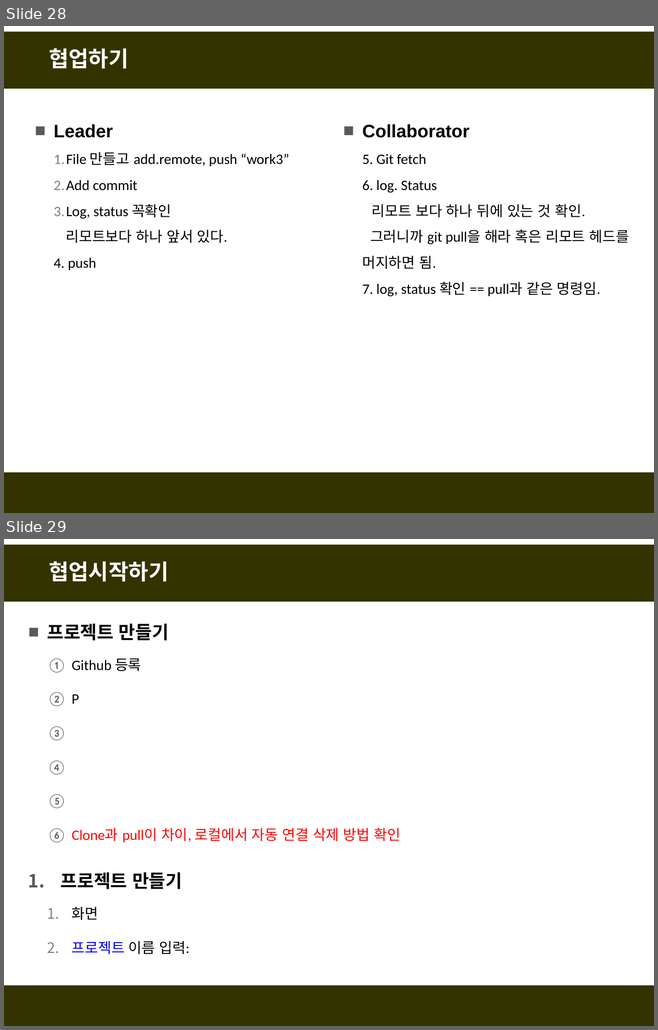
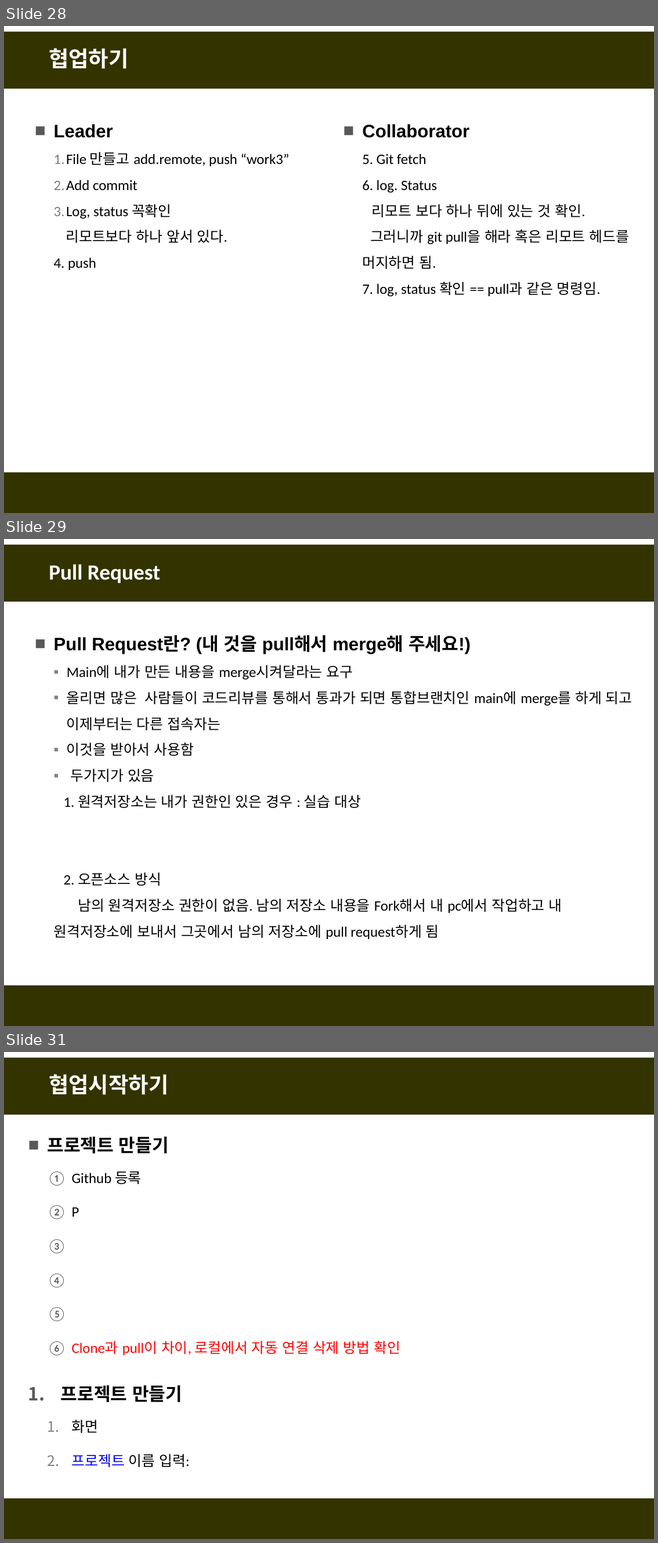
Before and after one commit to fasthill/github-lecture, a slide deck: git및github첫걸음.pptx. Shown one above the other, each under a label of ours: slides 28 and 29 before the commit, slides 28, 29 and 31 after it; the slides between them are not shown. The pictures are 658x1030 and 658x1543 pixels, drawn with LibreOffice and Linux fonts; fonts in the diff are those of the drawing. Boxes give left, top, right and bottom in pixels: in the first picture for what was removed or moved away, otherwise in the second. Text is boxed around its words. In the diff, an @@ line names an element or a change of style, - is before the commit and + after.

```diff
--- a/git및github첫걸음.pptx
+++ b/git및github첫걸음.pptx
@@ slide 29 added at (x1=4, y1=539, x2=654, y2=1026), background #FFFFFF; not listed: 2 template elements that a slide beside it also shows @@
@@ title added at (x1=49, y1=564, x2=160, y2=583), 24 pt, text #FFFFFF, bold @@
+Pull Request
@@ text added at (x1=54, y1=635, x2=632, y2=939), 16 pt, text #000000 @@
+■ Pull Request란? (내 것을 pull해서 merge해 주세요!)
+  ▪ Main에 내가 만든 내용을 merge시켜달라는 요구
+  ▪ 올리면 많은 사람들이 코드리뷰를 통해서 통과가 되면 통합브랜치인 main에 merge를 하게 되고 이제부터는 다른 접속자는
+  ▪ 이것을 받아서 사용함
+  ▪ 두가지가 있음
+  1. 원격저장소는 내가 권한인 있은 경우 : 실습 대상
+  2. 오픈소스 방식
+  남의 원격저장소 권한이 없음. 남의 저장소 내용을 Fork해서 내 pc에서 작업하고 내 원격저장소에 보내서 그곳에서 남의 저장소에 pull request하게 됨
@@ what was slide 29 is now slide 31 @@
```
Also in this commit, not shown: 1 other slide added.
